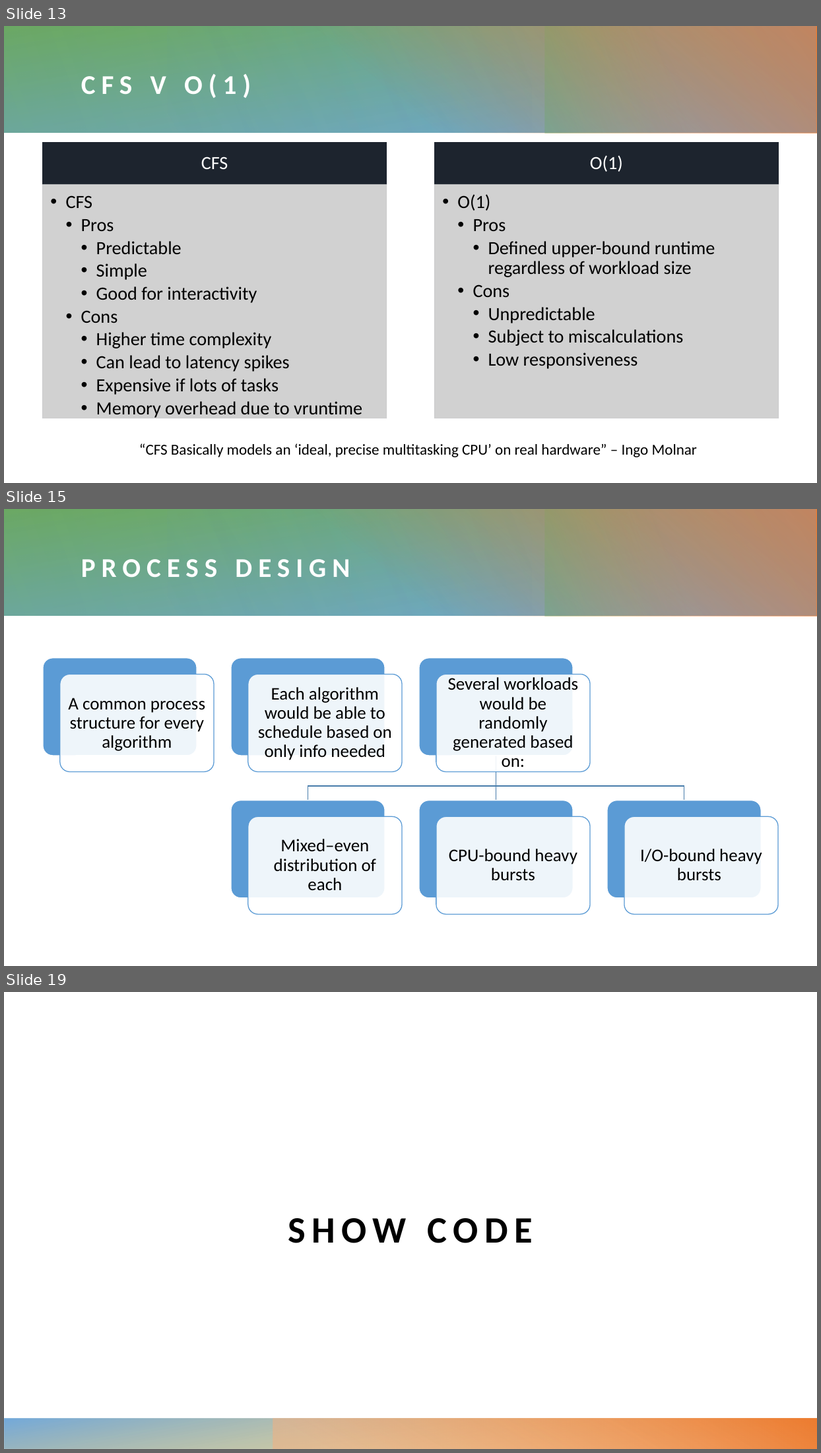
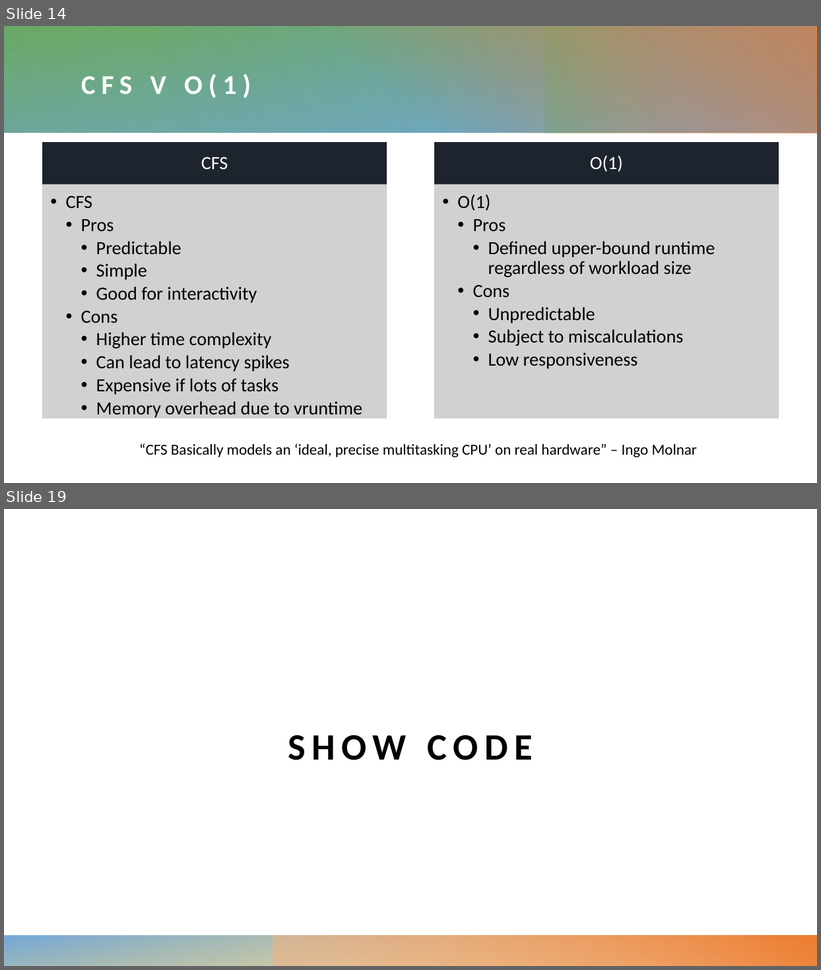
Before and after one commit to nathandekeyrel/os-final-proj, a slide deck: presentation/OS Final Presentation.pptx. Shown one above the other, each under a label of ours: slides 13, 15 and 19 before the commit, slides 14 and 19 after it; the slides between them are not shown. The pictures are 821x1453 and 821x970 pixels, drawn with LibreOffice and Linux fonts; fonts in the diff are those of the drawing. Boxes give left, top, right and bottom in pixels: in the first picture for what was removed or moved away, otherwise in the second. Text is boxed around its words. In the diff, an @@ line names an element or a change of style, - is before the commit and + after.

```diff
--- a/presentation/OS Final Presentation.pptx
+++ b/presentation/OS Final Presentation.pptx
@@ slide 15 removed at <box>4,509,817,966</box>, background #FFFFFF; not listed: 2 template elements that a slide beside it also shows @@
@@ rectangle removed at <box>4,509,817,966</box> @@
@@ rectangle removed at <box>4,509,817,616</box> @@
@@ rectangle removed at <box>4,509,531,616</box> @@
@@ rectangle removed at <box>168,509,816,616</box> @@
@@ rectangle removed at <box>298,510,817,616</box> @@
@@ rectangle removed at <box>545,509,774,616</box> @@
@@ title removed at <box>81,559,350,577</box> @@
-PROCESS DESIGN
@@ group removed at <box>43,658,778,915</box>: 12 rounded rectangles, 6 texts, 3 freeform shapes @@
-A common process structure for every algorithm
-Each algorithm would be able to schedule based on only info needed
-Several workloads would be randomly generated based on:
-Mixed–even distribution of each
-CPU-bound heavy bursts
-I/O-bound heavy bursts
@@ what was slide 13 is now slide 14 @@
```
Also in this commit, not shown: 7 slides changed, 2 slides added, 2 other slides removed, 11 other files.
